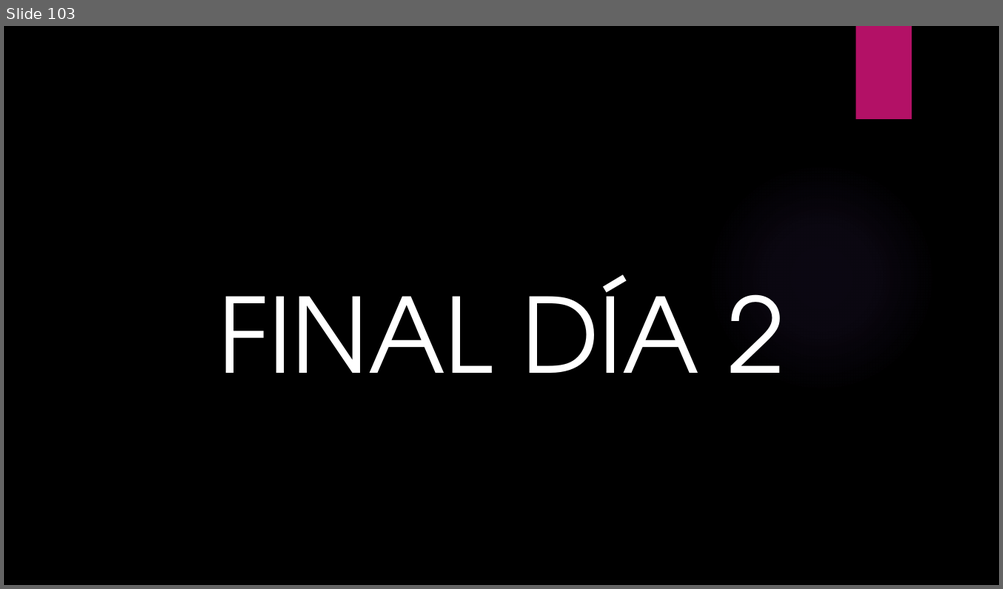
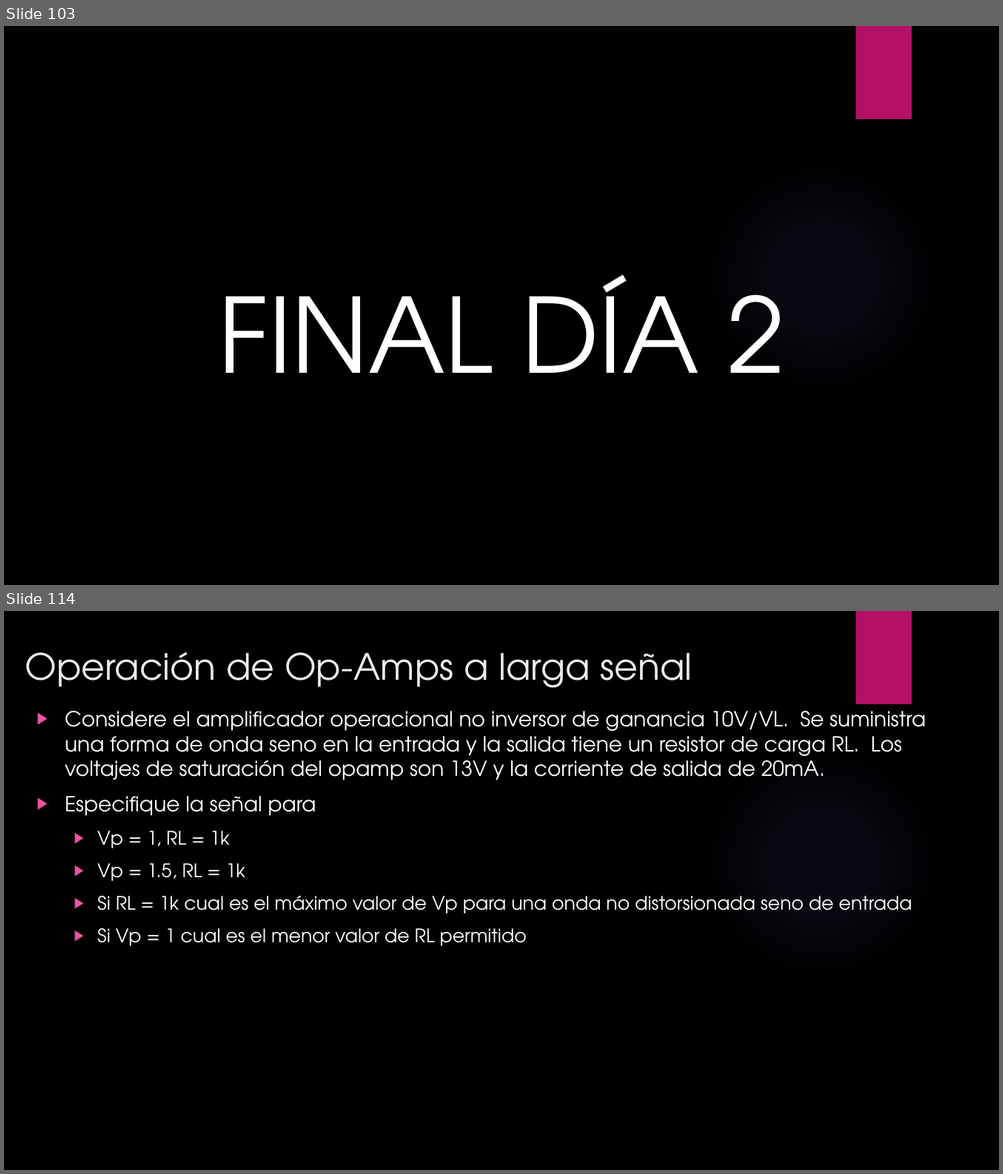
Before and after one commit to ulatinaedupa/ElectronicsII, a slide deck: Presentación/Electronica II.pptx. Shown one above the other, each under a label of ours: slide 103 before the commit, slides 103 and 114 after it; the slides between them are not shown. The pictures are 1003x589 and 1003x1174 pixels, drawn with LibreOffice and Linux fonts; fonts in the diff are those of the drawing; background and template pictures are left out. Boxes give left, top, right and bottom in pixels: in the first picture for what was removed or moved away, otherwise in the second. Text is boxed around its words. In the diff, an @@ line names an element or a change of style, - is before the commit and + after.

```diff
--- a/Presentación/Electronica II.pptx
+++ b/Presentación/Electronica II.pptx
@@ slide 114 added at (4, 611, 999, 1170), background picture (left out); not listed: 2 template elements that a slide beside it also shows @@
@@ title added at (25, 652, 691, 688), 35 pt, text #EBEBEB @@
+Operación de Op-Amps a larga señal
@@ text added at (65, 711, 925, 946), 20 pt, text #FFFFFF @@
+▶ Considere el amplificador operacional no inversor de ganancia 10V/VL. Se suministra una forma de onda seno en la entrada y la salida tiene un resistor de carga RL. Los voltajes de saturación del opamp son 13V y la corriente de salida de 20mA.
+▶ Especifique la señal para
+  ▶ Vp = 1, RL = 1k
+  ▶ Vp = 1.5, RL = 1k
+  ▶ Si RL = 1k cual es el máximo valor de Vp para una onda no distorsionada seno de entrada
+  ▶ Si Vp = 1 cual es el menor valor de RL permitido
```
Also in this commit, not shown: 1 slide changed, 18 other slides added, 2 other files.
